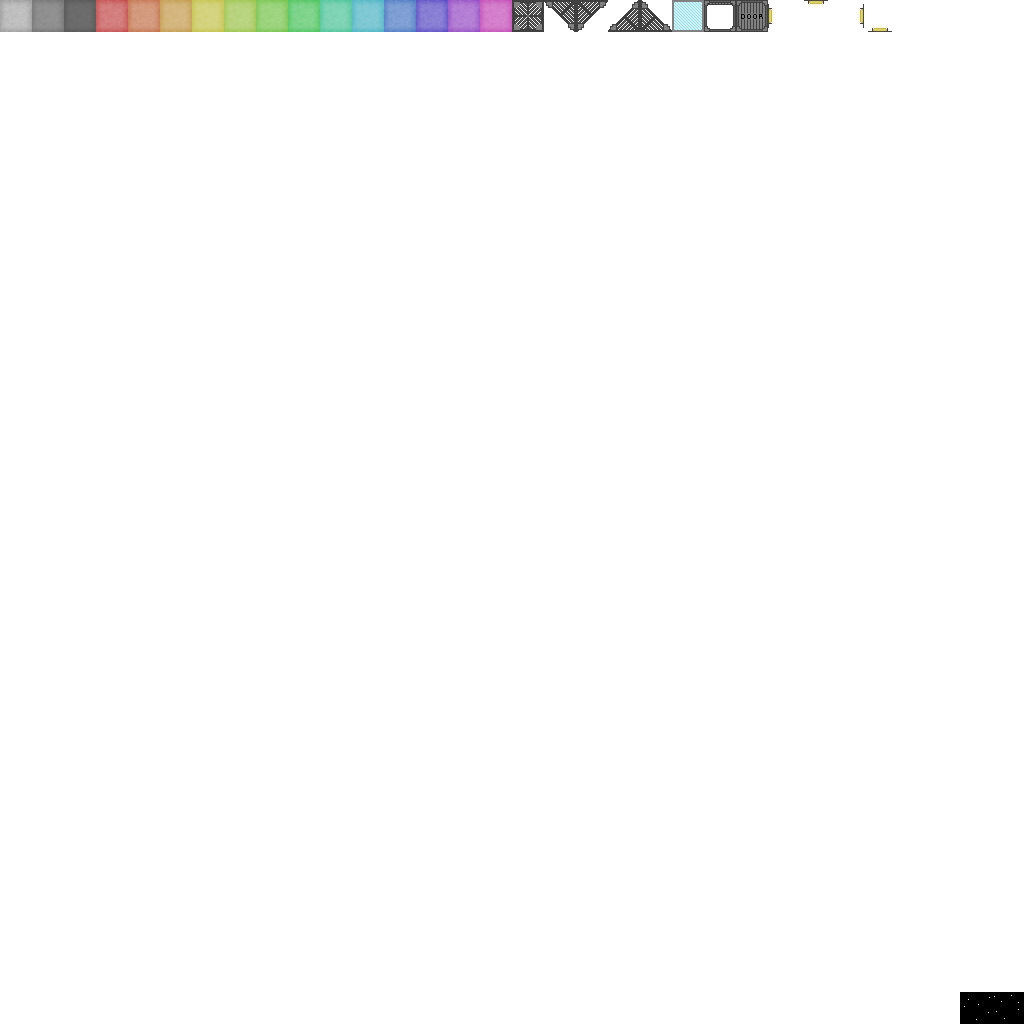
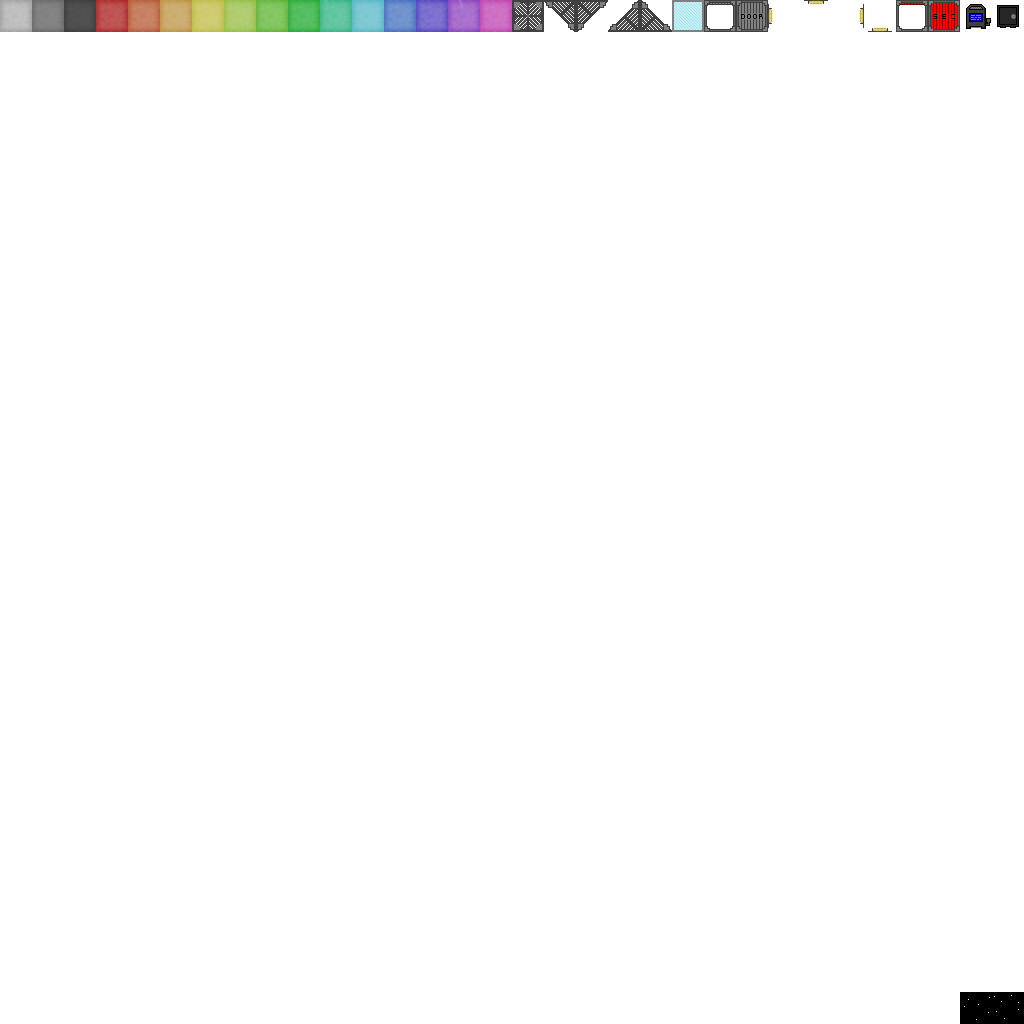
Layered file, before and after one edit (1024 × 1024). Changes by layer:
added layer "31" above "30" over [997, 5, 1019, 28]
added layer "30" above "29" over [966, 4, 991, 29]
added layer "29" above "28" over [928, 0, 960, 32]
added layer "28" above "27" over [896, 0, 928, 32]
painted on "15" over [480, 0, 512, 32]
painted on "14" over [448, 0, 480, 32]
painted on "13" over [416, 0, 448, 32]
painted on "12" over [384, 0, 416, 32]
painted on "10" over [320, 0, 352, 32]
painted on "9" over [288, 0, 320, 32]
painted on "8" over [256, 0, 288, 32]
painted on "7" over [224, 0, 256, 32]
painted on "6" over [192, 0, 224, 32]
painted on "5" over [160, 0, 192, 32]
painted on "4" over [128, 0, 160, 32]
painted on "3" over [96, 0, 128, 32]
painted on "2" over [64, 0, 96, 32]
painted on "1" over [32, 0, 64, 32]
